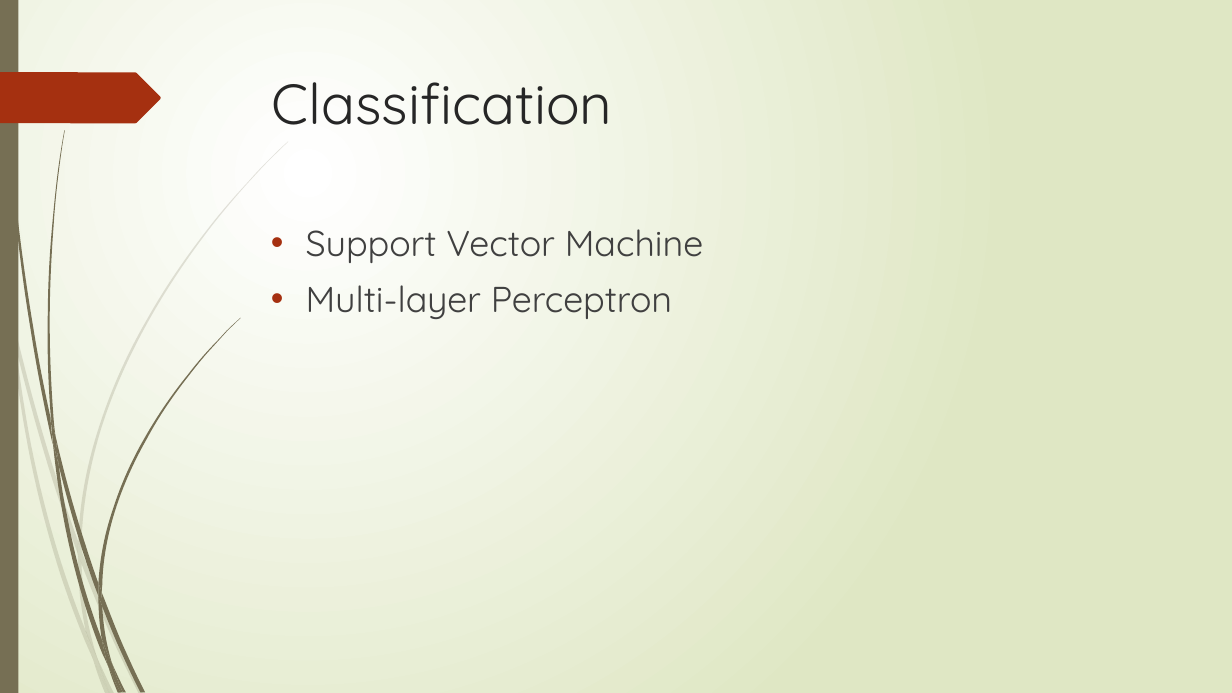
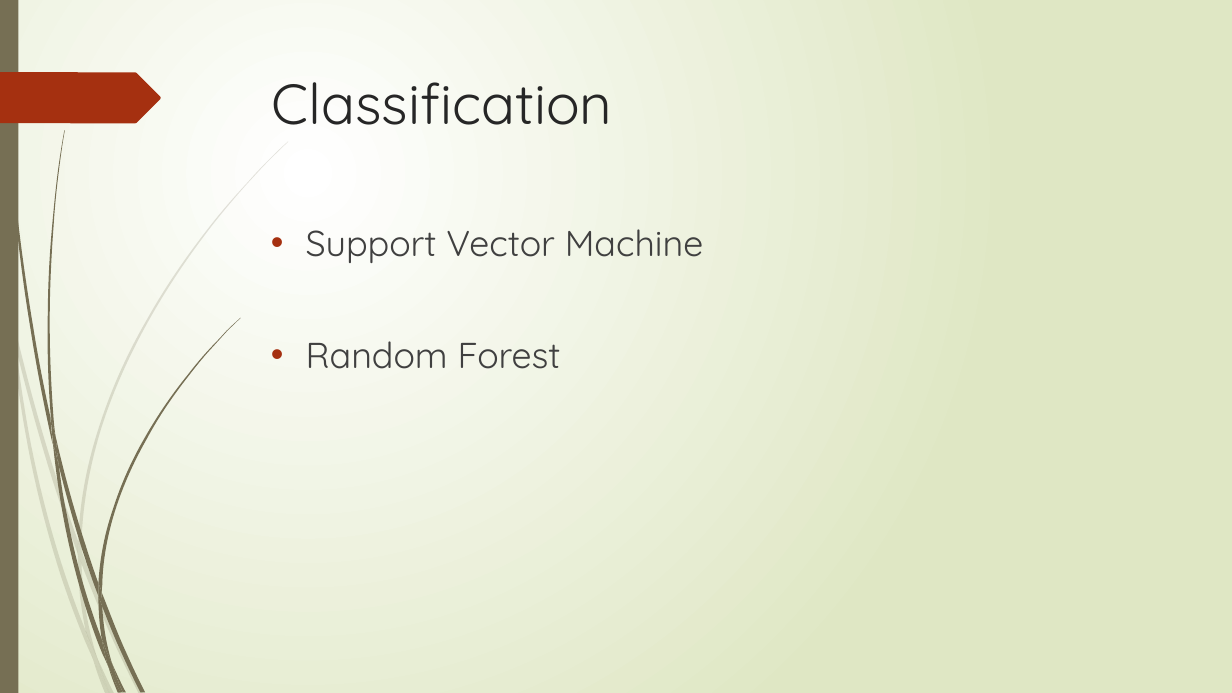
Before and after one commit to XiaokuanOSU/ML-Project, a slide deck: slide 6 of PPTGroup10.pptx. Drawn at 1232x693 pixels with LibreOffice and Linux fonts; fonts in the diff are those of the drawing. Boxes give left, top, right and bottom in pixels: in the first picture for what was removed or moved away, otherwise in the second. Text is boxed around its words. In the diff, an @@ line names an element or a change of style, - is before the commit and + after.

```diff
--- a/PPTGroup10.pptx
+++ b/PPTGroup10.pptx
@@ text at bbox=[306, 341, 561, 369]: text changed @@
-• Multi-layer Perceptron
+• Random Forest
```
Also in this commit, not shown: 5 other slides changed, 4 slides added, 2 slides removed.
